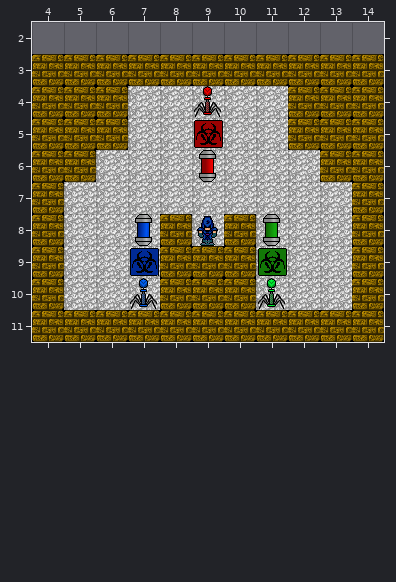
An edit to a level. Tiled map (JSON), assets/maps/8.json. Above is the file before it was changed.
Cells are 32x32 px. Shown: x 4..14, y 2..11.
After the commit:
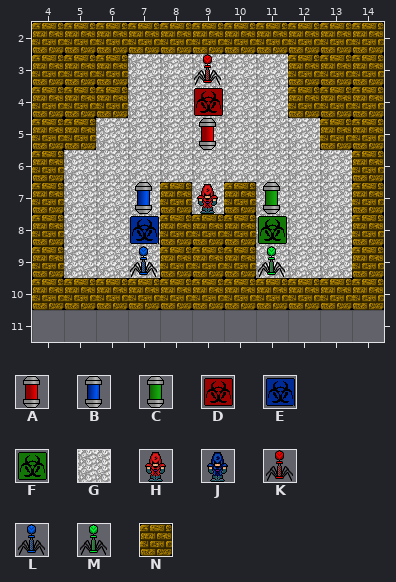
Key: from "capsules": A 0, B 1, C 2; from "changers": D 0, E 1, F 2; from "grounds": G 11; from "hero": H 0, J 12; from "viruses": K 0, L 1, M 2; from "walls": N 2.
_ is an empty cell.
Objects are placed by their top-left corner, in cells (3,4 is the top-left corner of cell 3,4); size is 1x1 cell unless given.
Commit message: Fixed existing maps (offset and player color)
Edits made:
Layer "Grounds":
There is now tile G in row 3 at x 7, 9 and 11.
There is now tile G in row 3 at x 8 and 10; in row 5 at x 6 and 12; in row 6 at x 5 and 13.
Tile G is removed in row 7 at x 8 and 10; in row 8 at x 9; in row 10 at x 5 to 7 and 11 to 13.
Layer "Walls":
There is now tile N in row 2 at x 4 to 14; in row 7 at x 8 and 10; in row 8 at x 9; in row 10 at x 5 to 7 and 11 to 13.
Tile N is removed in row 3 at x 7 to 11; in row 5 at x 6 and 12; in row 6 at x 5 and 13; in row 11 at x 4 to 14.
Layer "Changers":
Object D "Red" at 9,5 becomes D "Red" at 9,4.
Object E "Blue" at 7,9 becomes E "Blue" at 7,8.
Object F "Green" at 11,9 becomes F "Green" at 11,8.
Layer "Capsules":
Object A "Red" at 9,6 becomes A "Red" at 9,5.
Object B "Blue" at 7,8 becomes B "Blue" at 7,7.
Object C "Green" at 11,8 becomes C "Green" at 11,7.
Layer "Viruses":
Object K "Red" at 9,4 becomes K "Red" at 9,3.
Object M "Green" at 11,10 becomes M "Green" at 11,9.
Object L "Blue" at 7,10 becomes L "Blue" at 7,9.
Layer "Hero":
A new object: H "Hero" at 9,7.
Object J "Hero" at 9,8 is removed.
Changed places in both pictures, as pixel boxes (x1, y1, x2, y2):
changed: (32, 22, 384, 342)
